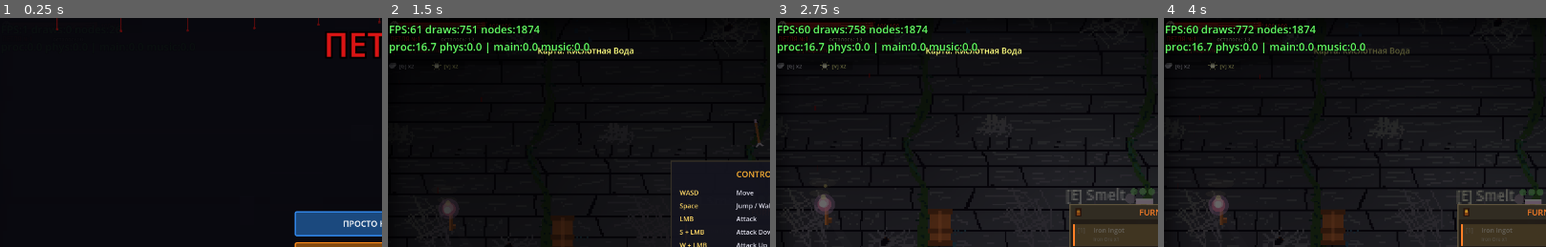
Above: before the commit, frames 1-4 (left to right).
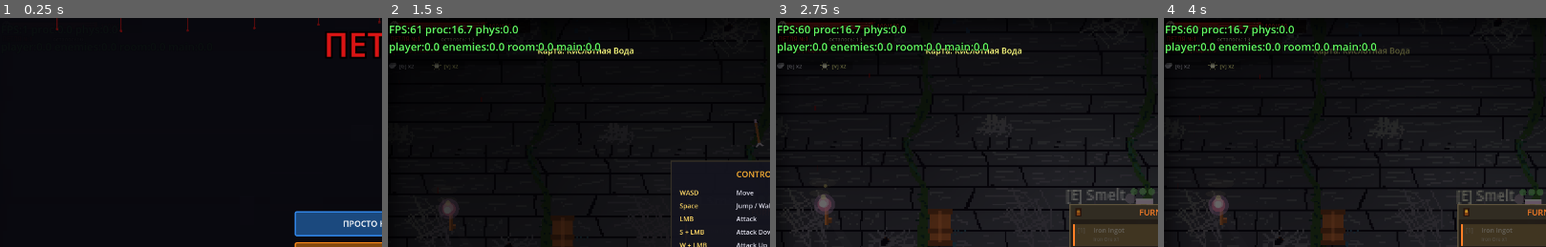
Above: after the commit, the same moments.

Repository: volcraft44/petlya-game
Game: Godot game, scene res://scenes/main.tscn
Same seed, same stepped clock (60 frames per second), same inputs: the game is played once before the commit and once after it.
Inputs (mouse positions are % of the whole screen's width and height, from its top left):
- Up to frame 1 (0.25 s): no input
- Up to frame 2 (1.5 s): click "ПРОСТО НАЧАТЬ" at 0.5 s; tap Enter (ui_accept) at 1.25 s; move the mouse to (72, 45) at 1.27 s; hold D (move_right) from 1.28 s (still down); tap E (interact) at 1.35 s; click (72, 45) at 1.42 s
- Up to frame 3 (2.75 s): tap Space (jump) at 1.52, 1.82 s; release D (move_right) at 2 s; drag from (30, 55) to (57, 59) at 2.02 s
- Up to frame 4 (4 s): move the mouse to (60, 28) at 2.77 s; hold A (move_left) 2.78-3.5 s; tap 1 at 2.85 s; drag from (45, 70) to (50, 47) at 3.52 s
The pictures show only the part of the screen within x 0-50%, y 0-50%; the shares and areas given below are measured in that part.

The runs differ from the first frame. In frame 2, 2.0% of the frame differs, in the area x 2-56%, y 2-16%; in frame 3, 2.0%; in frame 4, 1.9%.

Commit message:
Per-node perf diagnostics: time player, enemies (sum), room separately
Co-Authored-By: Claude Opus 4.8 <noreply@anthropic.com>

Diff:
--- a/scripts/enemy.gd
+++ b/scripts/enemy.gd
@@ -449,7 +449,10 @@
 			dog_lunge_timer = 0.0
 			dog_howl_timer = randf_range(5.0, 10.0)
 
+static var dbg_total_us: int = 0
+
 func _process(delta):
+	var _et0 := Time.get_ticks_usec()
 	# Stun timer
 	if is_stunned:
 		stun_timer -= delta
@@ -461,6 +464,7 @@
 		if has_sprite_anim and enemy_sprite:
 			_update_sprite_anim(delta)
 		queue_redraw()
+		dbg_total_us += Time.get_ticks_usec() - _et0
 		return
 
 	if not can_attack:
@@ -577,6 +581,7 @@
 			needs_draw = false
 	if needs_draw:
 		queue_redraw()
+	dbg_total_us += Time.get_ticks_usec() - _et0
 
 func _physics_process(delta):
 	velocity.y += gravity * delta
--- a/scripts/main.gd
+++ b/scripts/main.gd
@@ -135,6 +135,7 @@
 var _fps_cd: float = 0.0
 var _main_proc_ms: float = 0.0
 var _music_ms: float = 0.0
+var _enemy_ms: float = 0.0
 
 # Низкое железо (телефон): на нём выключаем весь динамический свет —
 # главный пожиратель FPS в 2D — и держим сцену яркой через ambient.
@@ -1234,17 +1235,26 @@
 
 func _process(delta):
 	var _t_main0 := Time.get_ticks_usec()
+	# Главный процесс идёт ПЕРВЫМ в кадре — читаем накопленное врагами за
+	# прошлый кадр и обнуляем.
+	var EnemyScript = load("res://scripts/enemy.gd")
+	_enemy_ms = EnemyScript.dbg_total_us / 1000.0
+	EnemyScript.dbg_total_us = 0
 	# Диагностика производительности (обновляем 4 раза/сек)
 	if _fps_label:
 		_fps_cd -= delta
 		if _fps_cd <= 0.0:
 			_fps_cd = 0.25
-			var draws = Performance.get_monitor(Performance.RENDER_TOTAL_DRAW_CALLS_IN_FRAME)
-			var nodes = Performance.get_monitor(Performance.OBJECT_NODE_COUNT)
 			var proc_ms = Performance.get_monitor(Performance.TIME_PROCESS) * 1000.0
 			var phys_ms = Performance.get_monitor(Performance.TIME_PHYSICS_PROCESS) * 1000.0
-			_fps_label.text = "FPS:%d draws:%d nodes:%d\nproc:%.1f phys:%.1f | main:%.1f music:%.1f" % [
-				Engine.get_frames_per_second(), draws, nodes, proc_ms, phys_ms, _main_proc_ms, _music_ms]
+			var pl_ms := 0.0
+			if player and is_instance_valid(player):
+				pl_ms = player.dbg_proc_ms
+			var rm_ms := 0.0
+			if current_room and is_instance_valid(current_room):
+				rm_ms = current_room.dbg_proc_ms
+			_fps_label.text = "FPS:%d proc:%.1f phys:%.1f\nplayer:%.1f enemies:%.1f room:%.1f main:%.1f" % [
+				Engine.get_frames_per_second(), proc_ms, phys_ms, pl_ms, _enemy_ms, rm_ms, _main_proc_ms]
 	_update_camera_shake(delta)
 	_update_camera_lookahead(delta)
 	_update_cs_features(delta)
--- a/scripts/player.gd
+++ b/scripts/player.gd
@@ -476,7 +476,10 @@
 	collision_layer = 1
 	collision_mask = normal_collision_mask
 
+var dbg_proc_ms: float = 0.0
+
 func _process(delta):
+	var _dbg_t0 := Time.get_ticks_usec()
 	if is_dead:
 		return
 
@@ -726,6 +729,7 @@
 	# Ключевые события (урон, атака, рывок) делают queue_redraw() сами.
 	if Engine.get_process_frames() % 2 == 0:
 		queue_redraw()
+	dbg_proc_ms = (Time.get_ticks_usec() - _dbg_t0) / 1000.0
 
 var _cached_room: Node2D = null
 
--- a/scripts/room.gd
+++ b/scripts/room.gd
@@ -2438,7 +2438,10 @@
 	doors.append(door)
 	door.door_interact.connect(_on_door_interact)
 
+var dbg_proc_ms: float = 0.0
+
 func _process(delta):
+	var _dbg_t0 := Time.get_ticks_usec()
 	# Перерисовка комнаты только при смене видимой области (отсечение по камере).
 	# Босс-комнаты перерисовываются каждый кадр ниже, им это не нужно.
 	if not is_boss_room:
@@ -2754,6 +2757,7 @@
 
 	if horror_needs_redraw:
 		queue_redraw()
+	dbg_proc_ms = (Time.get_ticks_usec() - _dbg_t0) / 1000.0
 
 func _spawn_portal():
 	if not player_ref or not is_instance_valid(player_ref):
